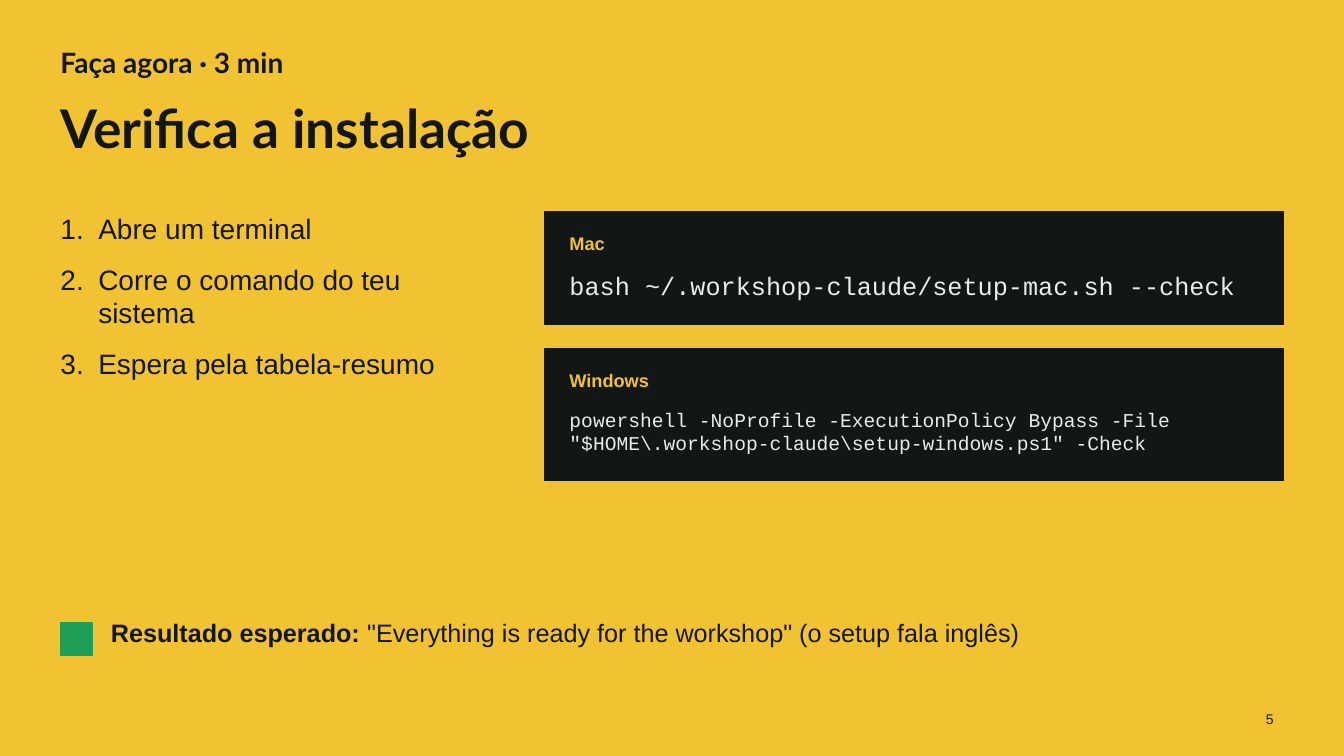
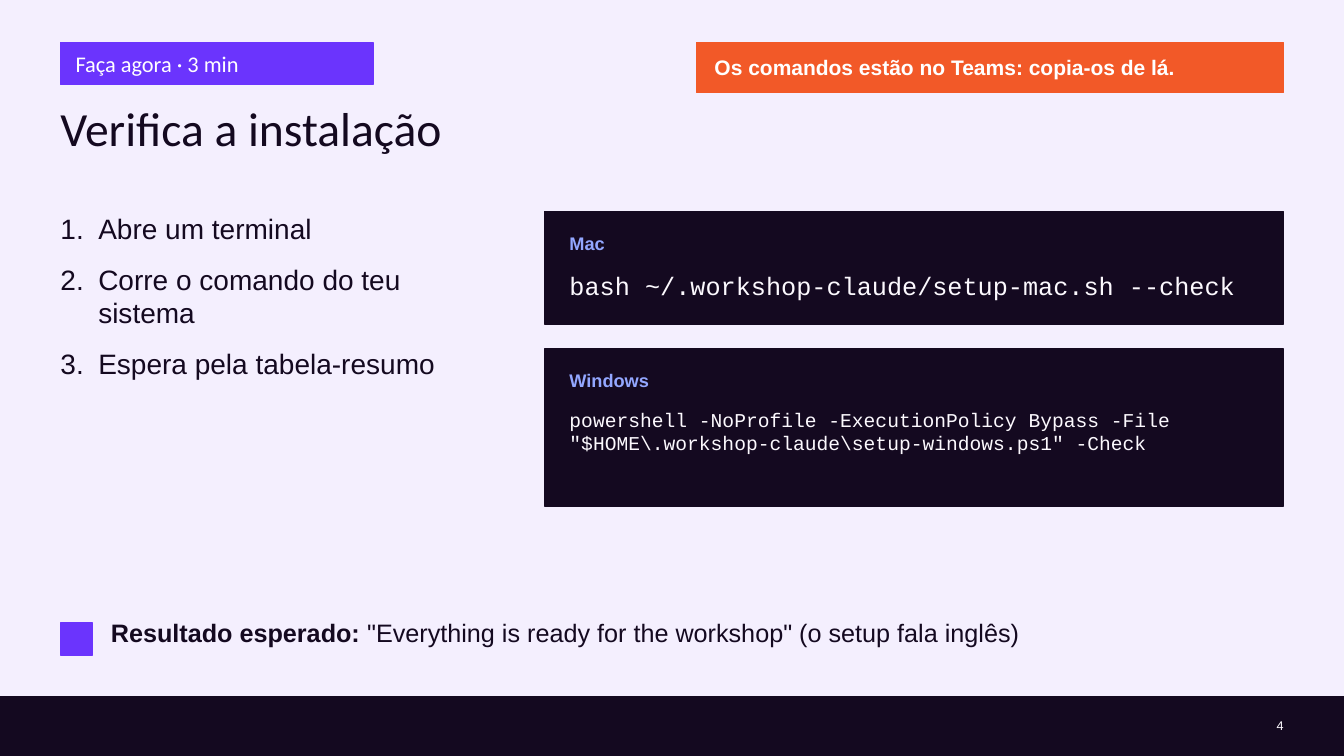
Before and after one commit to cx-guilherme-pinto/workshop-claude, a slide deck: slide 4 of slides/workshop.pptx (slide 5 before the commit). Drawn at 1344x756 pixels with LibreOffice and Linux fonts; fonts in the diff are those of the drawing; background and template pictures are left out. Boxes give left, top, right and bottom in pixels: in the first picture for what was removed or moved away, otherwise in the second. Text is boxed around its words. In the diff, an @@ line names an element or a change of style, - is before the commit and + after.

```diff
--- a/slides/workshop.pptx
+++ b/slides/workshop.pptx
@@ background #F1C232 to #F4EFFE @@
@@ rectangle added at bbox=[60, 42, 373, 85], fill #6B34FD, outline #6B34FD 1 pt @@
@@ text "Faça agora · 3 min": place and size @@
-text "Faça agora · 3 min" at bbox=[60, 52, 283, 78]
+text "Faça agora · 3 min" at bbox=[76, 56, 239, 76]
@@ text "Faça agora · 3 min" at bbox=[76, 56, 239, 76]: size 20 to 16 pt, font Lato to Calibri, text colour #121614 to #FFFFFF, bold off; vertical alignment top to middle @@
@@ rectangle added at bbox=[697, 42, 1285, 93], fill #F25928, outline #F25928 1 pt @@
@@ text added at bbox=[714, 59, 1174, 80], 15 pt, text #FFFFFF, bold @@
+Os comandos estão no Teams: copia-os de lá.
@@ title "Verifica a instalação" at bbox=[60, 113, 441, 154]: size 38 to 34 pt, font Lato to Calibri, text colour #121614 to #140920, bold off @@
@@ text "Abre um terminal" at bbox=[98, 218, 435, 379]: text colour #121614 to #140920 @@
@@ rectangle at bbox=[544, 212, 1284, 324]: fill #121614 to #140920; outline #121614 1 pt to #140920 1 pt @@
@@ text "Mac" at bbox=[569, 237, 604, 250]: text colour #F1C232 to #93A7FF @@
@@ text "bash ~/.workshop-claude/setup-mac.sh --check" at bbox=[569, 276, 1235, 301]: text colour #E8EDE9 to #FCF9FE @@
@@ rectangle at bbox=[544, 349, 1284, 506]: fill #121614 to #140920; outline #121614 1 pt to #140920 1 pt @@
@@ rectangle: place and size @@
-rectangle at bbox=[544, 349, 1284, 480]
+rectangle at bbox=[544, 349, 1284, 506]
@@ text "Windows" at bbox=[569, 373, 648, 387]: text colour #F1C232 to #93A7FF @@
@@ text "powershell -NoProfile -ExecutionPolicy Bypass -File ..." at bbox=[569, 413, 1170, 454]: text colour #E8EDE9 to #FCF9FE @@
@@ rectangle at bbox=[60, 623, 93, 655]: fill #1E9E57 to #6B34FD; outline #1E9E57 1 pt to #6B34FD 1 pt @@
@@ text "Resultado esperado: "Everything is ready ..." at bbox=[111, 623, 1019, 647]: text colour #121614 to #140920 @@
@@ rectangle added at bbox=[0, 698, 1344, 756], fill #140920, outline #140920 1 pt @@
@@ page number removed at bbox=[1266, 714, 1274, 724] @@
-5
@@ page number added at bbox=[1277, 721, 1284, 730], 9 pt, text #FCF9FE @@
+4
```
Also in this commit, not shown: 39 other slides changed, 6 slides added, 5 slides removed, 23 other files.
